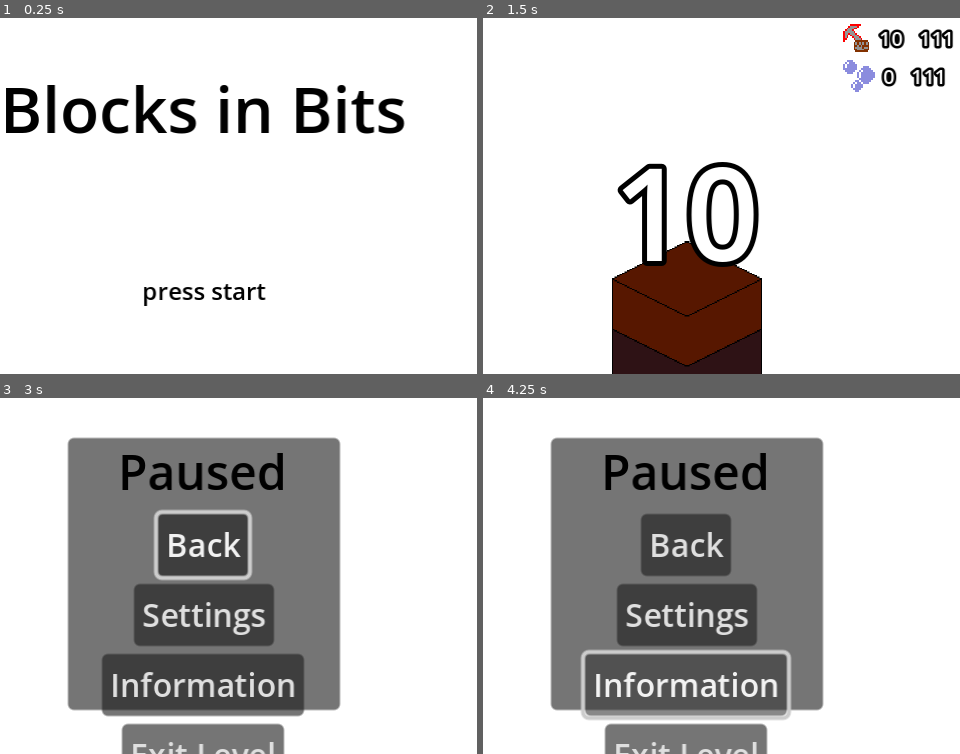
Above: before the commit, frames 1-4 (two rows, left to right).
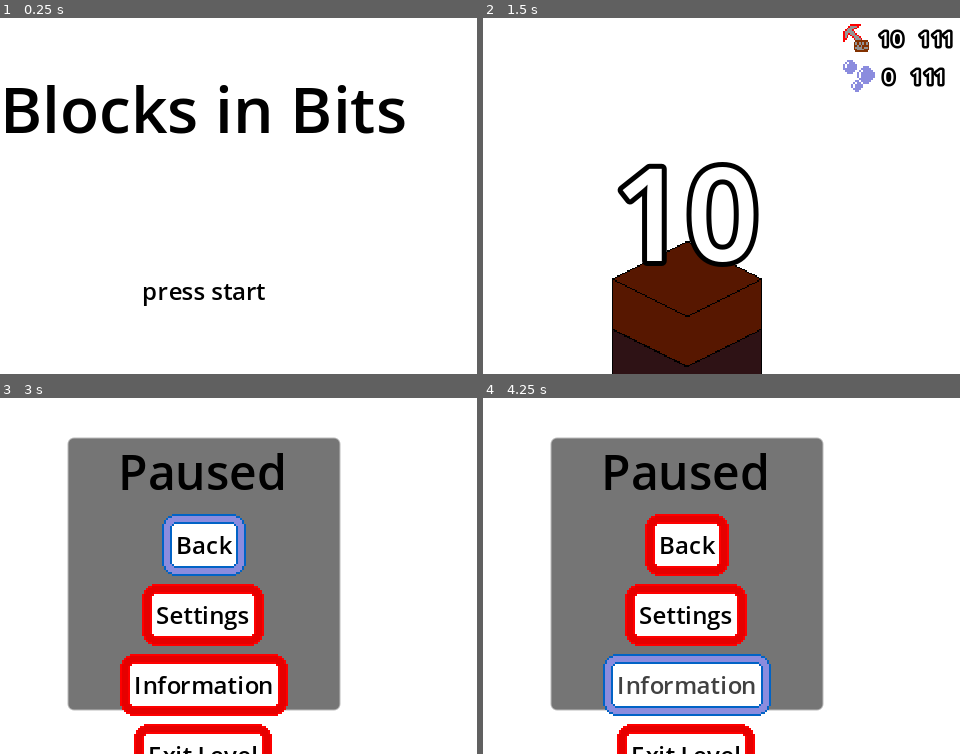
Above: after the commit, the same moments.

Repository: tfcb93/block-in-bits
Game: Godot game, scene res://Scenes/game.tscn
The game is run twice, just before and just after one commit, with the same random seed, the same clock (stepped at 60 frames per second) and the same inputs.
Inputs (mouse positions are in pixels of both pictures, inside the frame that each line leads up to):
- Up to frame 1 (0.25 s): no input
- Up to frame 2 (1.5 s): tap Enter (start) at 0.5 s; move the mouse to (826, 174) at 0.52 s; hold Z (action) 0.53-1.25 s; click (826, 174) at 0.67 s; click "Endless" at 1.25 s
- Up to frame 3 (3 s): tap Enter (start) at 2, 2.1, 2.75 s; move the mouse to (76, 590) at 2.02 s; click (76, 590) at 2.17 s; move the mouse to (267, 494) at 2.77 s; hold Z (action) from 2.78 s (still down); click (267, 494) at 2.92 s
- Up to frame 4 (4.25 s): release Z (action) at 3.5 s; click "Information" at 3.5 s

The runs differ from the first frame. In frame 1, 0.8% of the frame differs, in the area x 9-85%, y 18-81%; in frame 2, 0.5%; in frame 3, 19%; in frame 4, 19%, in the area x 20-65%, y 18-100%.

Commit message:
[WIP] Includes images for the buttons

Diff:
--- a/Resources/blocks_in_bits_theme.tres
+++ b/Resources/blocks_in_bits_theme.tres
@@ -1,3 +1,57 @@
-[gd_resource type="Theme" format=3 uid="uid://bipua3rm4xmv2"]
+[gd_resource type="Theme" load_steps=11 format=3 uid="uid://bipua3rm4xmv2"]
+
+[ext_resource type="Texture2D" uid="uid://drkcuyxtv03gn" path="res://Resources/Images/GUI/btn_disabled.png" id="1_6jhyv"]
+[ext_resource type="Texture2D" uid="uid://bsvhe2kbvgg1o" path="res://Resources/Images/GUI/btn_hover.png" id="1_gqxxx"]
+[ext_resource type="Texture2D" uid="uid://bjxeb4jvp20q" path="res://Resources/Images/GUI/btn.png" id="1_ljblp"]
+[ext_resource type="Texture2D" uid="uid://dx16dett6h5ft" path="res://Resources/Images/GUI/btn_focus.png" id="1_wq5na"]
+[ext_resource type="Texture2D" uid="uid://bl6kknq8ilvdn" path="res://Resources/Images/GUI/btn_pressed.png" id="5_b8mvf"]
+
+[sub_resource type="StyleBoxTexture" id="StyleBoxTexture_gjfta"]
+texture = ExtResource("1_6jhyv")
+texture_margin_left = 7.0
+texture_margin_top = 7.0
+texture_margin_right = 7.0
+texture_margin_bottom = 7.0
+
+[sub_resource type="StyleBoxTexture" id="StyleBoxTexture_vtioh"]
+texture = ExtResource("1_wq5na")
+texture_margin_left = 7.0
+texture_margin_top = 7.0
+texture_margin_right = 7.0
+texture_margin_bottom = 7.0
+
+[sub_resource type="StyleBoxTexture" id="StyleBoxTexture_6vg1h"]
+texture = ExtResource("1_gqxxx")
+texture_margin_left = 7.0
+texture_margin_top = 7.0
+texture_margin_right = 7.0
+texture_margin_bottom = 7.0
+
+[sub_resource type="StyleBoxTexture" id="StyleBoxTexture_ks05w"]
+texture = ExtResource("1_ljblp")
+texture_margin_left = 7.0
+texture_margin_top = 7.0
+texture_margin_right = 7.0
+texture_margin_bottom = 7.0
+
+[sub_resource type="StyleBoxTexture" id="StyleBoxTexture_iwrgo"]
+texture = ExtResource("5_b8mvf")
+texture_margin_left = 7.0
+texture_margin_top = 7.0
+texture_margin_right = 7.0
+texture_margin_bottom = 7.0
 
 [resource]
+Button/colors/font_color = Color(0, 0, 0, 1)
+Button/colors/font_disabled_color = Color(0.396889, 0.396889, 0.396889, 1)
+Button/colors/font_focus_color = Color(0, 0, 0, 1)
+Button/colors/font_hover_color = Color(0.255657, 0.255659, 0.255659, 1)
+Button/colors/font_hover_pressed_color = Color(0, 0, 0, 1)
+Button/colors/font_outline_color = Color(1, 1, 1, 1)
+Button/colors/font_pressed_color = Color(0, 0, 0, 1)
+Button/font_sizes/font_size = 12
+Button/styles/disabled = SubResource("StyleBoxTexture_gjfta")
+Button/styles/focus = SubResource("StyleBoxTexture_vtioh")
+Button/styles/hover = SubResource("StyleBoxTexture_6vg1h")
+Button/styles/normal = SubResource("StyleBoxTexture_ks05w")
+Button/styles/pressed = SubResource("StyleBoxTexture_iwrgo")
--- a/project.godot
+++ b/project.godot
@@ -32,6 +32,10 @@
 window/size/window_height_override=720
 window/stretch/mode="canvas_items"
 window/handheld/orientation=1
+
+[gui]
+
+theme/custom="res://Resources/blocks_in_bits_theme.tres"
 
 [input]
 
@@ -141,5 +145,6 @@
 
 [rendering]
 
+textures/canvas_textures/default_texture_filter=0
 renderer/rendering_method="mobile"
 textures/vram_compression/import_etc2_astc=true
Binary file added: Resources/Images/GUI/btn.png
Not shown, added: Resources/Images/GUI/btn.png.import
Binary file added: Resources/Images/GUI/btn_disabled.png
Not shown, added: Resources/Images/GUI/btn_disabled.png.import
Binary file added: Resources/Images/GUI/btn_flat.png
Not shown, added: Resources/Images/GUI/btn_flat.png.import
Binary file added: Resources/Images/GUI/btn_focus.png
Not shown, added: Resources/Images/GUI/btn_focus.png.import
Binary file added: Resources/Images/GUI/btn_hover.png
Not shown, added: Resources/Images/GUI/btn_hover.png.import
Binary file added: Resources/Images/GUI/btn_pressed.png
Not shown, added: Resources/Images/GUI/btn_pressed.png.import
(and 1 more such lines)
